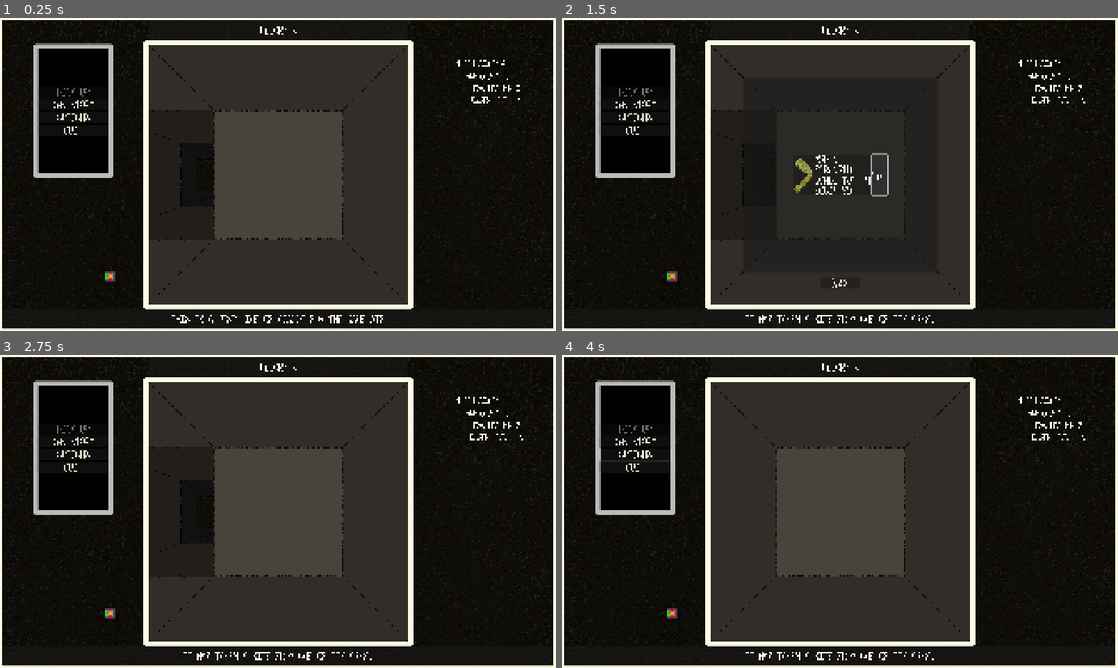
Above: before the commit, frames 1-4 (two rows, left to right).
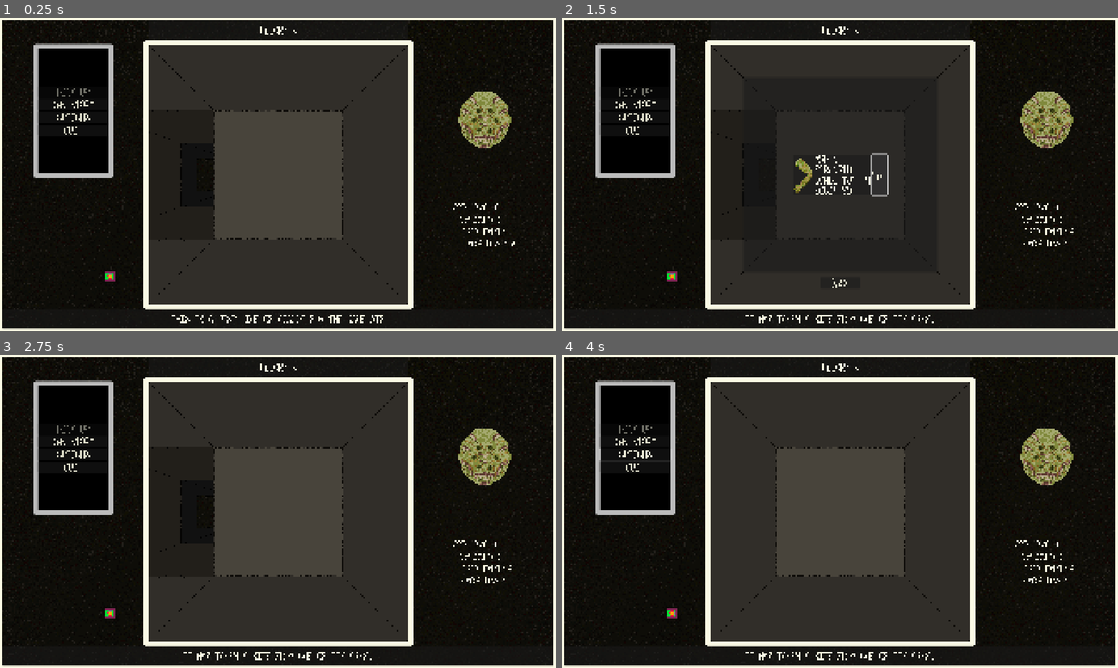
Above: after the commit, the same moments.

Repository: sym-z/arm-to-the-teeth
Game: Godot game, scene res://scenes/testing_level/testing_level.tscn
The game is run twice, just before and just after one commit, with the same random seed, the same clock (stepped at 60 frames per second) and the same inputs. The project has no main scene, so this scene is started directly.
Inputs (mouse positions are in pixels of both pictures, inside the frame that each line leads up to):
- Up to frame 1 (0.25 s): no input
- Up to frame 2 (1.5 s): click "INVENTORY" at 0.5 s; click "EAT" at 1.25 s
- Up to frame 3 (2.75 s): click "BACK" at 2 s
- Up to frame 4 (4 s): click "OPTIONS" at 2.75 s; move the mouse to (962, 495) at 3.52 s; hold D (turn_right) from 3.53 s (still down); click (962, 495) at 3.67 s

The runs differ from the first frame. In frame 1, 1.6% of the frame differs, in the area x 81-94%, y 13-73%; in frame 2, 1.6%; in frame 3, 1.6%; in frame 4, 1.6%.

Commit message:
Began simple head damage indicator

Diff:
--- a/src/classes/head/head.gd
+++ b/src/classes/head/head.gd
@@ -1,4 +1,5 @@
 class_name Head extends Resource
 
-var health : int = 5
+var max_health : int = 5
+var health : int = max_health
 var strength : int = 1
--- a/src/prefabs/player/player.gd
+++ b/src/prefabs/player/player.gd
@@ -37,6 +37,8 @@
 signal hunger_hungry
 signal hunger_starving
 signal hunger_dead
+# For refreshing UI
+signal stat_change
 #endregion
 
 # Called when the node enters the scene tree for the first time.
@@ -251,6 +253,7 @@
 	arm_inventory.erase(a)
 	arm_count -= 1
 	Log.add_log_message("IT HAS LOST ONE OF ITS ARMS, IT NOW HAS " + str(arm_count) + " ARMS.")
+	stat_change.emit()
 	if Globals.verbose_console == true:
 		debug_print_inventory()
 
@@ -262,6 +265,7 @@
 	#head_health += 1
 	head.health += 1
 	Log.add_log_message("IT HAS TAKEN A BITE FROM ONE OF ITS ARMS.")
+	stat_change.emit()
 	set_hunger_state()
 
 #endregion
@@ -298,4 +302,5 @@
 			HUNGER_LEVEL.DEAD:
 				hunger_dead.emit()
 				Log.add_log_message("IT IS NOW DYING OF HUNGER.")
-#endregion
+		stat_change.emit()
+#endregion
--- a/src/prefabs/ui/combat_viewport/combat_viewport.gd
+++ b/src/prefabs/ui/combat_viewport/combat_viewport.gd
@@ -181,6 +181,7 @@
 		# Apply damage
 		player.head.health -= opponent.damage
 		Log.add_log_message("IT TOOK " + str(opponent.damage) + " DAMAGE WHILE FLEEING!")
+		player.stat_change.emit()
 	else:
 		Log.add_log_message("IT MANAGED TO FLEE AND TAKE NO DAMAGE")
 	# Check for death or arm destruction
@@ -289,6 +290,8 @@
 					root_ui.arm_fully_eaten(attacking_arm)
 				else:
 					Log.add_log_message("IT MISSED ITS ATTACK GOT HURT, ARM LOST " + str(damage_to_apply) + " CONDITION.")
+					# Only emitting here because when an arm is fully eaten the signal will fire.
+					player.stat_change.emit()
 			else:
 				Log.add_log_message("IT MISSED ITS ATTACK.")
 	else:
@@ -308,6 +311,7 @@
 			# Head loses health, and teeth are lost. Possibly roll for teeth lost.
 			#TODO: Have low rolls factor into more health and teeth lost
 			player.head.health -= 1
+			player.stat_change.emit()
 			# Refresh root_ui's labels
 			root_ui.refresh_temp_labels()
 			# Check for player death.
@@ -373,6 +377,7 @@
 		h.health -= h.health
 	else:
 		h.health -= opponent.damage
+	player.stat_change.emit()
 	# Update status in UI of head
 	root_ui.refresh_temp_labels()
 	# Re-Enable inventory use after damage is applied
@@ -389,6 +394,8 @@
 	a.condition -= opponent.damage
 	if a.condition <= 0:
 		root_ui.arm_fully_eaten(a)
+	else:
+		player.stat_change.emit()
 	# Re-Enable inventory use after damage is applied
 	root_ui.inventory_button.disabled = false
 	# Go to attack/run right after damage application
--- a/src/prefabs/ui/ui.gd
+++ b/src/prefabs/ui/ui.gd
@@ -46,6 +46,9 @@
 
 @export_category("Combat Viewport")
 @export var combat_viewport : MarginContainer
+
+@export_category("Stat Showcase")
+@export var head_anim : AnimatedSprite2D
 #endregion
 func _ready():
 	Log.connect("new_log", update_log_line)
@@ -68,6 +71,8 @@
 	# Add initial arms to inventory
 	for i in range(player.arm_inventory.size()):
 		add_arm_to_inventory(player.arm_inventory[i], i+1)
+	player.connect("stat_change", refresh_stat_showcase)
+	player.connect("item_picked_up", refresh_stat_showcase)
 
 #region Mini Map
 func _on_mini_map_mini_map_ready():
@@ -198,3 +203,17 @@
 func _on_player_combat_started(enemy, loc):
 	combat_viewport.begin_combat(enemy,loc)
 #endregion
+
+#region Stat Showcase
+func refresh_stat_showcase():
+	# Refresh head anim
+	# Get frame size, zero-indexed
+	var total_head_frames = head_anim.sprite_frames.get_frame_count("default") -1
+	# Calculate percentage of player health, using floats
+	var health : float = player.head.health
+	var max_hp : float = player.head.max_health
+	var health_percent : float = health/max_hp
+	# Apply this percentage to the total frames of the head animation
+	var frame_num = floor((total_head_frames) * health_percent)
+	head_anim.frame = total_head_frames - frame_num
+#endregion
--- a/src/prefabs/ui/ui.tscn
+++ b/src/prefabs/ui/ui.tscn
@@ -10,6 +10,7 @@
 [ext_resource type="Theme" uid="uid://divs5bmwsxsso" path="res://themes/temp_labels/temporary_labels.tres" id="7_1is0v"]
 [ext_resource type="Theme" uid="uid://cfkrwy0lnfu1n" path="res://themes/inventory/inventory_button.tres" id="7_lntee"]
 [ext_resource type="Theme" uid="uid://bikqjqnnew2tq" path="res://themes/log/log_line_label.tres" id="9_sidkk"]
+[ext_resource type="Texture2D" uid="uid://bt5uq4if1i0k6" path="res://assets/visual/prototype_items/v2/head_prototype_1B_beta_anim.png" id="9_u81w4"]
 [ext_resource type="Theme" uid="uid://b0rwfmnijyt3u" path="res://themes/log/log_full_margin_container.tres" id="10_d8cmc"]
 [ext_resource type="PackedScene" uid="uid://dp85jko1wcurv" path="res://prefabs/ui/log_full_window/full_window_log_label.tscn" id="11_b6rlx"]
 [ext_resource type="Theme" uid="uid://dinequvservm1" path="res://themes/log/full_window_back_button.tres" id="12_b6rlx"]
@@ -19,7 +20,43 @@
 [ext_resource type="PackedScene" uid="uid://c2f1a8763qesj" path="res://prefabs/ui/mini_map/mini_map.tscn" id="15_gtvwi"]
 [ext_resource type="PackedScene" uid="uid://bg56n8dk3bo32" path="res://prefabs/ui/combat_viewport/combat_viewport.tscn" id="18_hvfel"]
 
-[node name="UI" type="CanvasLayer" node_paths=PackedStringArray("pickup_button", "inventory_button", "options_button", "quit_button", "tooth_label", "arm_label", "head_label", "hunger_label", "inventory_container", "item_container", "inv_back_button", "log_line_label", "full_log_container", "full_log_window_container", "full_log_scroller", "full_log_back_button", "viewport_header_label", "mini_map", "combat_viewport")]
+[sub_resource type="AtlasTexture" id="AtlasTexture_5p271"]
+atlas = ExtResource("9_u81w4")
+region = Rect2(0, 0, 112, 112)
+
+[sub_resource type="AtlasTexture" id="AtlasTexture_0a60q"]
+atlas = ExtResource("9_u81w4")
+region = Rect2(112, 0, 112, 112)
+
+[sub_resource type="AtlasTexture" id="AtlasTexture_44hv2"]
+atlas = ExtResource("9_u81w4")
+region = Rect2(224, 0, 112, 112)
+
+[sub_resource type="AtlasTexture" id="AtlasTexture_w51vb"]
+atlas = ExtResource("9_u81w4")
+region = Rect2(336, 0, 112, 112)
+
+[sub_resource type="SpriteFrames" id="SpriteFrames_xqkvd"]
+animations = [{
+"frames": [{
+"duration": 1.0,
+"texture": SubResource("AtlasTexture_5p271")
+}, {
+"duration": 1.0,
+"texture": SubResource("AtlasTexture_0a60q")
+}, {
+"duration": 1.0,
+"texture": SubResource("AtlasTexture_44hv2")
+}, {
+"duration": 1.0,
+"texture": SubResource("AtlasTexture_w51vb")
+}],
+"loop": true,
+"name": &"default",
+"speed": 5.0
+}]
+
+[node name="UI" type="CanvasLayer" node_paths=PackedStringArray("pickup_button", "inventory_button", "options_button", "quit_button", "tooth_label", "arm_label", "head_label", "hunger_label", "inventory_container", "item_container", "inv_back_button", "log_line_label", "full_log_container", "full_log_window_container", "full_log_scroller", "full_log_back_button", "viewport_header_label", "mini_map", "combat_viewport", "head_anim")]
 script = ExtResource("1_gxjsb")
 pickup_button = NodePath("Context Menu/Button Container/Pick Up")
 inventory_button = NodePath("Context Menu/Button Container/Inventory")
@@ -40,6 +77,7 @@
 viewport_header_label = NodePath("Viewport Header Container/Viewport Header Label")
 mini_map = NodePath("Mini Map")
 combat_viewport = NodePath("Combat Viewport")
+head_anim = NodePath("Stat Showcase/Head")
 
 [node name="Background" type="TextureRect" parent="."]
 offset_right = 40.0
@@ -93,40 +131,47 @@
 [node name="Temporary Labels" type="CanvasLayer" parent="."]
 
 [node name="TEMP TEETH" type="Label" parent="Temporary Labels"]
-offset_left = 1437.0
-offset_top = 144.0
-offset_right = 1885.0
-offset_bottom = 188.0
+offset_left = 1412.0
+offset_top = 639.0
+offset_right = 1860.0
+offset_bottom = 683.0
 theme = ExtResource("7_1is0v")
 text = "TOOTH COUNT: X"
 horizontal_alignment = 1
 
 [node name="TEMP ARMS" type="Label" parent="Temporary Labels"]
-offset_left = 1489.0
-offset_top = 188.0
-offset_right = 1873.0
-offset_bottom = 232.0
+offset_left = 1464.0
+offset_top = 683.0
+offset_right = 1848.0
+offset_bottom = 727.0
 theme = ExtResource("7_1is0v")
 text = "ARM COUNT: X"
 horizontal_alignment = 1
 
 [node name="TEMP HEAD" type="Label" parent="Temporary Labels"]
-offset_left = 1485.0
-offset_top = 229.0
-offset_right = 1933.0
-offset_bottom = 273.0
+offset_left = 1460.0
+offset_top = 724.0
+offset_right = 1908.0
+offset_bottom = 768.0
 theme = ExtResource("7_1is0v")
 text = "HEAD HEALTH: X"
 horizontal_alignment = 1
 
 [node name="TEMP HUNGER" type="Label" parent="Temporary Labels"]
-offset_left = 1470.0
-offset_top = 270.0
-offset_right = 1950.0
-offset_bottom = 314.0
+offset_left = 1445.0
+offset_top = 765.0
+offset_right = 1925.0
+offset_bottom = 809.0
 theme = ExtResource("7_1is0v")
 text = "HUNGER LEVEL: X"
 horizontal_alignment = 1
+
+[node name="Stat Showcase" type="CanvasLayer" parent="."]
+
+[node name="Head" type="AnimatedSprite2D" parent="Stat Showcase"]
+position = Vector2(1672, 353)
+scale = Vector2(2, 2)
+sprite_frames = SubResource("SpriteFrames_xqkvd")
 
 [node name="Inventory" type="CanvasLayer" parent="."]
 layer = 2
--- a/src/scripts/globals.gd
+++ b/src/scripts/globals.gd
@@ -2,7 +2,7 @@
 
 var debug : bool = false
 var debug_combat : bool = false
-var verbose_console : bool = true
+var verbose_console : bool = false
 
 const NORTH : int = 8
 const SOUTH : int = 4
Not shown: 1 places in src/prefabs/ui/ui.tscn that only renumber resources
